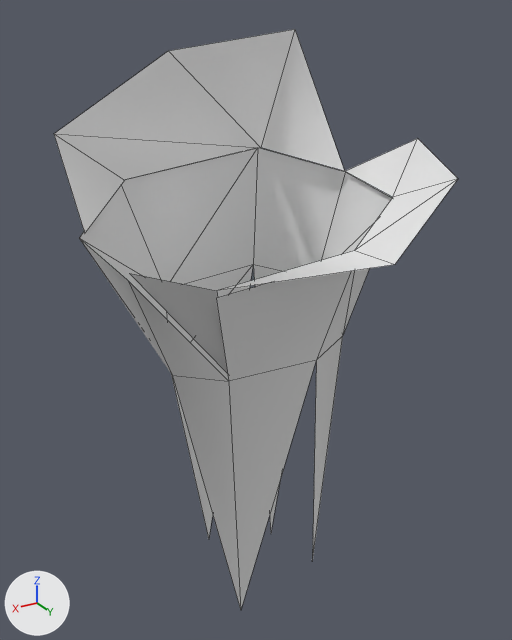
A saved change to the FBX model Backrooms/RawAssets/Meshes/SM_HoundET_BackUpperR.fbx.
Rendered twice from a camera (50 mm lens) standing at (0.319, 0.478, 0.079) and looking at (0.029, -0.006, -0.163). Lighting does not change. The marker at lower left points along +X, +Y and +Z. The first picture is the older version. Mesh edges are drawn as thin lines. Where no turn or scale is listed for an object, it has been applied to the vertices.

Names of what the first picture shows: 'SM_HoundET_BackUpperR'.
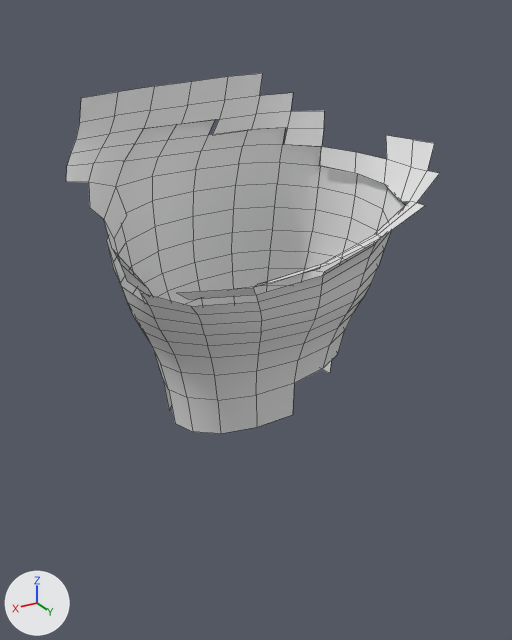
Pixel boxes (x1, y1, x2, y2) of what changed, in the pictures (512 x 640 px):
'SM_HoundET_BackUpperR', reshaped (7% narrower, 38% shorter)
    before: (54, 29, 458, 609)
    after: (66, 73, 440, 434)
part 1 of me_r_cube_part_015, rebuilt (32% shorter)
    before: (79, 148, 392, 609)
    after: (106, 120, 405, 434)
part 2 of me_r_cube_part_015, rebuilt (7% narrower, 34% shorter)
    before: (54, 29, 458, 372)
    after: (66, 73, 440, 299)

Patch to the scene script:
```diff
--- a/Backrooms/RawAssets/Meshes/SM_HoundET_BackUpperR.fbx.py
+++ b/Backrooms/RawAssets/Meshes/SM_HoundET_BackUpperR.fbx.py
@@ me_r_cube_part_015 @@
 # used by ob_sm_houndet_backupperr; location = (0.0, 0.0, 0.0)
-me_r_cube_part_015.from_pydata(...)  # 35 vertices, 29 faces; spans x -0.127..0.182, y -0.095..0.118, z -0.458..0.068
+me_r_cube_part_015.from_pydata(...)  # 246 vertices, 188 faces; spans x -0.126..0.179, y -0.096..0.086, z -0.25..0.032
+# me_r_cube_part_015 part 1: the loose piece of 20 vertices spanning x -0.108..0.182, y -0.095..0.072, z -0.458..-0.032 is rebuilt with 171 vertices and now spans x -0.111..0.158, y -0.096..0.07, z -0.25..-0.003
+# me_r_cube_part_015 part 2: the loose piece of 15 vertices spanning x -0.127..0.179, y -0.084..0.118, z -0.194..0.068 is rebuilt with 75 vertices and now spans x -0.126..0.179, y -0.082..0.086, z -0.11..0.032
 me_r_cube_part_015.materials.append(mat_houndskin)
```
